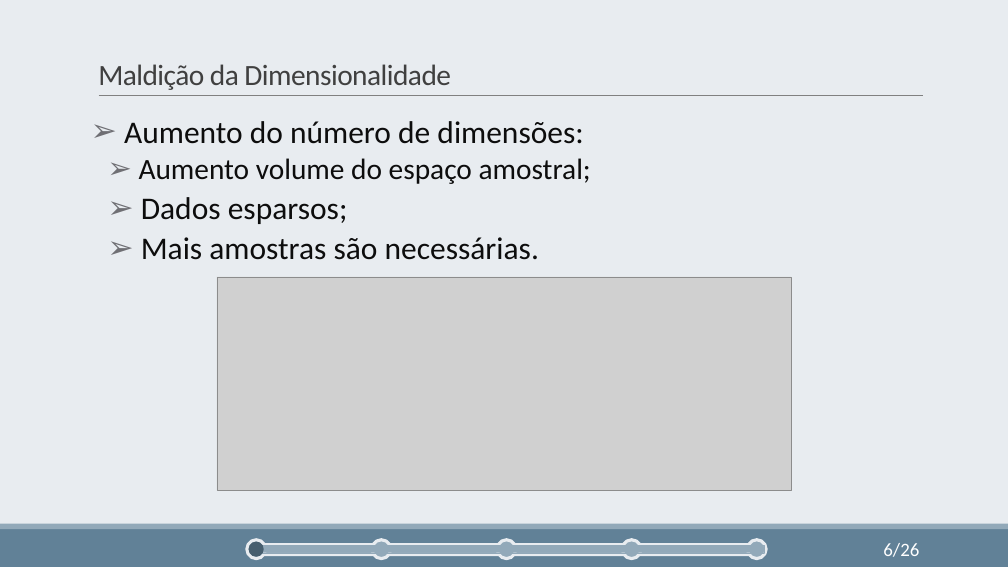
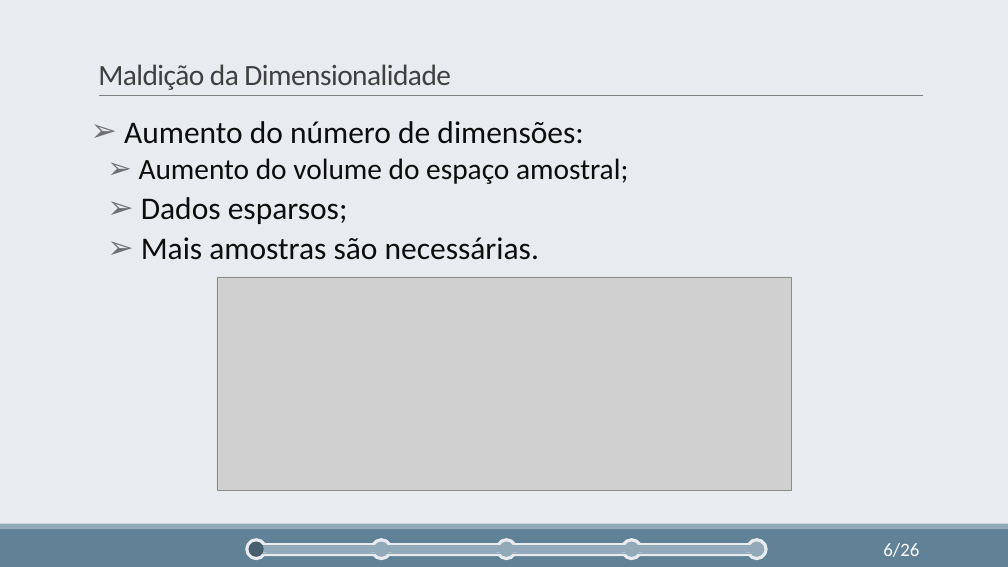
Before and after one commit to cmbhjv/TCC-Latex, a slide deck: slide 6 of TCC-Pres/Seleção Incremental de Variáveis utilizando Preditores Lineares e.pptx. Drawn at 1008x567 pixels with LibreOffice and Linux fonts; fonts in the diff are those of the drawing; grey boxes stand for pictures. Boxes give left, top, right and bottom in pixels: in the first picture for what was removed or moved away, otherwise in the second. Text is boxed around its words. In the diff, an @@ line names an element or a change of style, - is before the commit and + after.

```diff
--- a/TCC-Pres/Seleção Incremental de Variáveis utilizando Preditores Lineares e.pptx
+++ b/TCC-Pres/Seleção Incremental de Variáveis utilizando Preditores Lineares e.pptx
@@ text at [139, 158, 628, 184]: text changed @@
-  ➢ Aumento volume do espaço amostral;
+  ➢ Aumento do volume do espaço amostral;
```
Also in this commit, not shown: 23 other slides changed.
